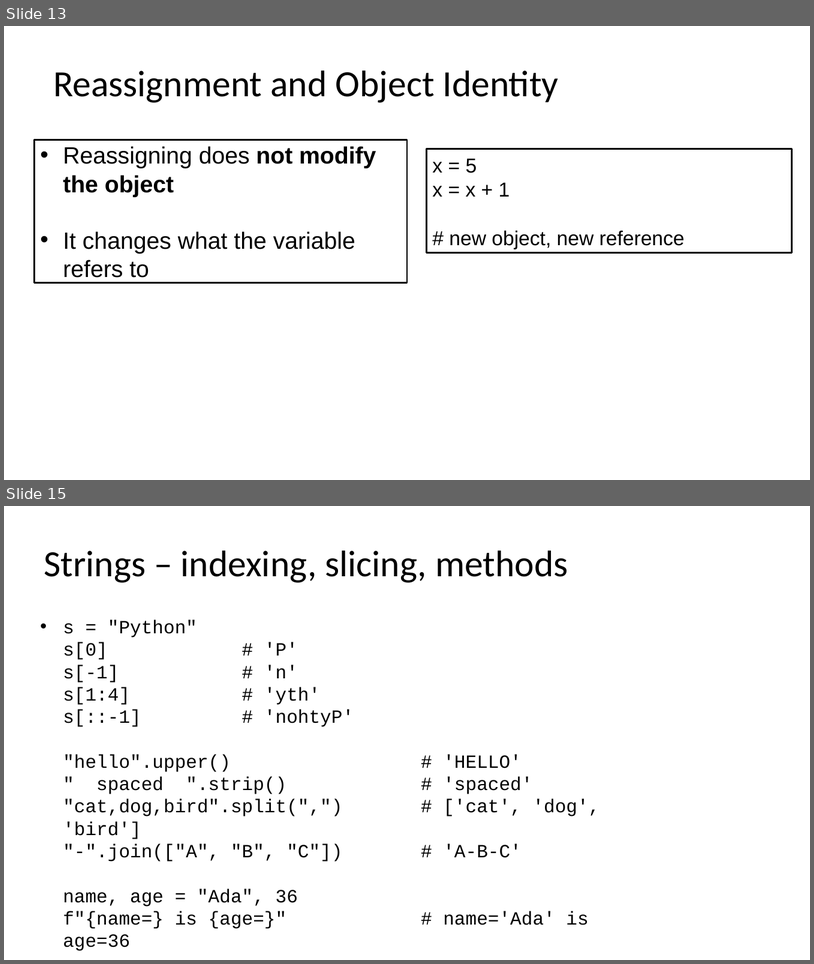
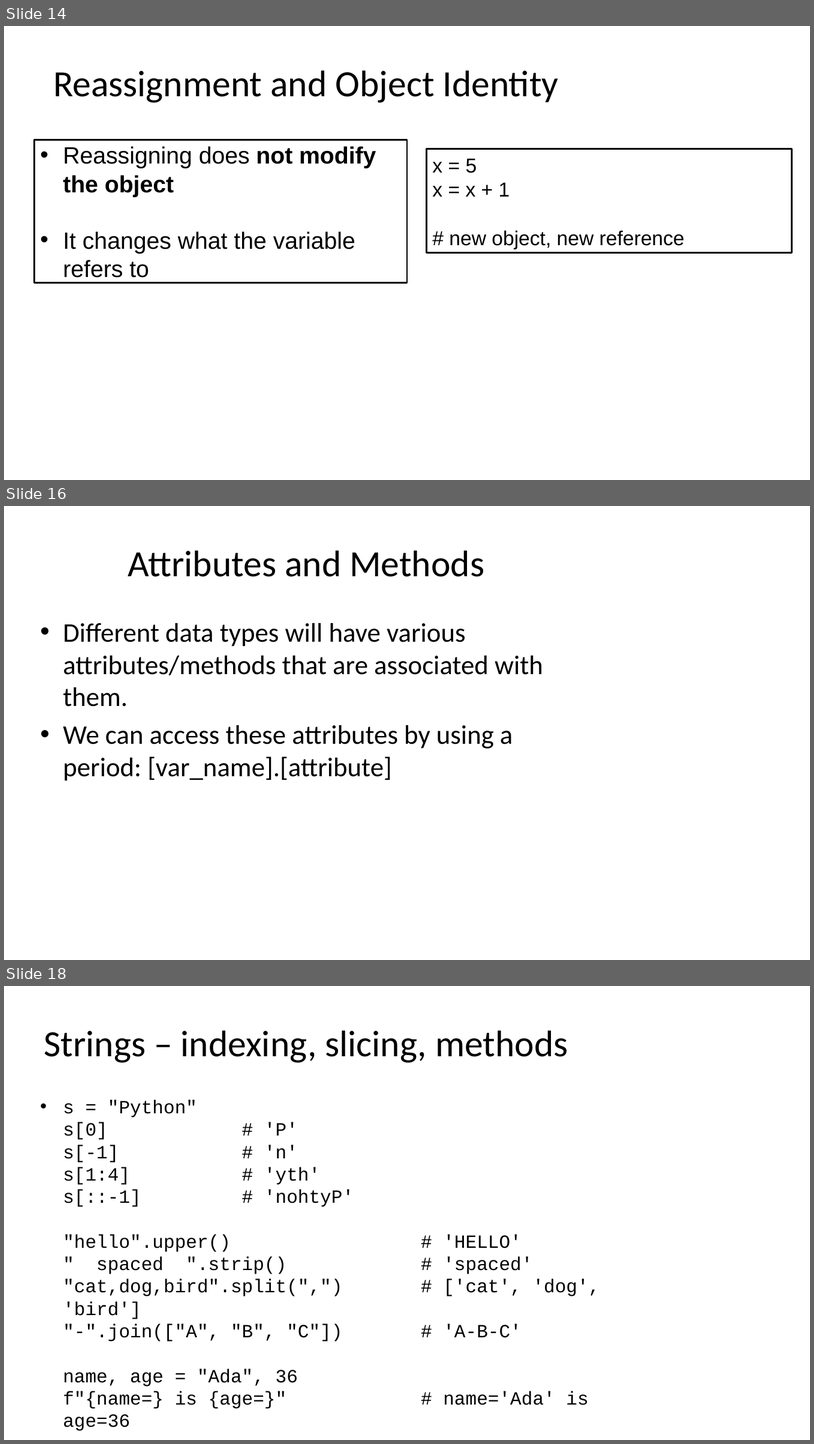
Before and after one commit to seanwhs/3-Day-Python-Crash-Course, a slide deck: Python_Crash_Course_2025.pptx. Shown one above the other, each under a label of ours: slides 13 and 15 before the commit, slides 14, 16 and 18 after it; the slides between them are not shown. The pictures are 814x964 and 814x1444 pixels, drawn with LibreOffice and Linux fonts; fonts in the diff are those of the drawing. Boxes give left, top, right and bottom in pixels: in the first picture for what was removed or moved away, otherwise in the second. Text is boxed around its words. In the diff, an @@ line names an element or a change of style, - is before the commit and + after.

```diff
--- a/Python_Crash_Course_2025.pptx
+++ b/Python_Crash_Course_2025.pptx
@@ slide 16 added at (4,506,810,960), background #FFFFFF @@
@@ title added at (128,550,485,577), 44 pt, text #000000 @@
+Attributes and Methods
@@ text added at (63,623,543,781), 32 pt, text #000000 @@
+• Different data types will have various attributes/methods that are associated with them.
+• We can access these attributes by using a period: [var_name].[attribute]
@@ what was slide 13 is now slide 14 @@
@@ what was slide 15 is now slide 18 @@
```
Also in this commit, not shown: 2 slides changed, 2 other slides added.
